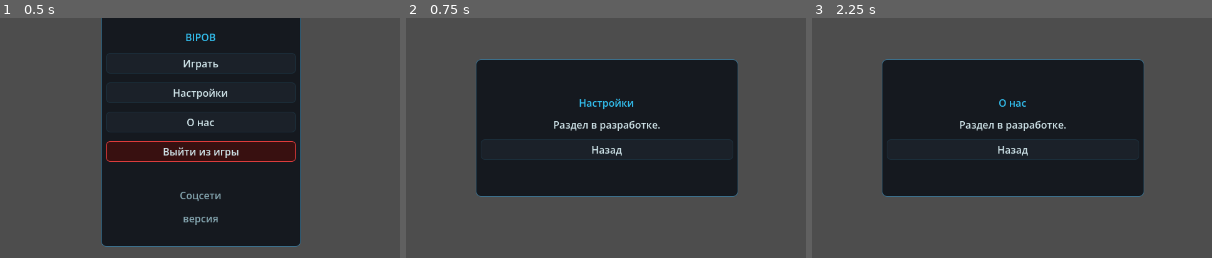
Above: before the commit, frames 1-3 (left to right).
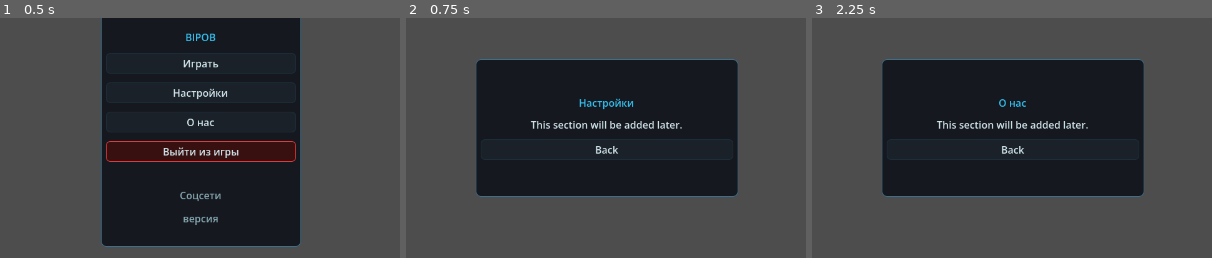
Above: after the commit, the same moments.

Repository: JUSTConnect/bibop
Game: Godot game, scene res://scenes/main.tscn
Two runs of this game, one before a commit and one after it. Both use one fixed random seed, a clock stepped at 60 frames per second and the inputs below.
Inputs:
- Up to frame 1 (0.5 s): no input
- Up to frame 2 (0.75 s): click "Настройки" at 0.5 s
- Up to frame 3 (2.25 s): click "Назад" (after the commit: "Back") at 1.25 s; click "О нас" at 2 s
The pictures show only the part of the screen within x 25-75%, y 27-77%; the shares and areas given below are measured in that part.

Frame 1 is identical in both runs. In frame 2, 0.9% of the frame differs, in the area x 31-69%, y 42-58%; in frame 3, 0.9%.

Commit message:
BIB-448 add Mission Setup placeholder to Center menu

Diff:
--- a/scripts/ui/game_ui.gd
+++ b/scripts/ui/game_ui.gd
@@ -127,6 +127,7 @@
 var center_menu_root: Control
 var placeholder_menu_root: Control
 var placeholder_title_label: Label
+var placeholder_body_label: Label
 
 const CONSTRUCTOR_PANEL_BG_PATH: String = "res://assets/ui/constructor/panel_bg.png"
 const CONSTRUCTOR_CELL_EMPTY_PATH: String = "res://assets/ui/constructor/cell_empty.png"
@@ -3494,13 +3495,15 @@
 	if center_menu_root != null:
 		center_menu_root.visible = true
 
-func show_placeholder_screen(title_text: String) -> void:
+func show_placeholder_screen(title_text: String, body_text: String = "This section will be added later.") -> void:
 	previous_app_screen_mode = app_screen_mode
 	app_screen_mode = AppScreenMode.SETTINGS_PLACEHOLDER
 	_hide_all_app_screens()
 	_set_gameplay_visible(false)
 	if placeholder_title_label != null:
 		placeholder_title_label.text = title_text
+	if placeholder_body_label != null:
+		placeholder_body_label.text = body_text
 	if placeholder_menu_root != null:
 		placeholder_menu_root.visible = true
 
@@ -4905,6 +4908,7 @@
 	bottom_grid.add_theme_constant_override("v_separation", 10)
 	root.add_child(bottom_grid)
 	bottom_grid.add_child(_create_menu_button("Box", Callable(self, "_on_center_box_pressed"), Vector2(150, 54)))
+	bottom_grid.add_child(_create_menu_button("Mission Setup", Callable(self, "_on_center_mission_setup_pressed"), Vector2(150, 54)))
 	bottom_grid.add_child(_create_menu_button("Зарядка", Callable(self, "_on_center_charge_pressed"), Vector2(150, 54)))
 	bottom_grid.add_child(_create_menu_button("Исследования", Callable(self, "_on_center_research_pressed"), Vector2(150, 54)))
 	bottom_grid.add_child(_create_menu_button("Ремонт", Callable(self, "_on_center_repair_pressed"), Vector2(150, 54)))
@@ -4944,13 +4948,13 @@
 	placeholder_title_label.horizontal_alignment = HORIZONTAL_ALIGNMENT_CENTER
 	vbox.add_child(placeholder_title_label)
 
-	var body := Label.new()
-	body.text = "Раздел в разработке."
-	_apply_label_style(body)
-	body.horizontal_alignment = HORIZONTAL_ALIGNMENT_CENTER
-	vbox.add_child(body)
-
-	vbox.add_child(_create_menu_button("Назад", Callable(self, "_on_placeholder_back_pressed"), Vector2(160, 34)))
+	placeholder_body_label = Label.new()
+	placeholder_body_label.text = "This section will be added later."
+	_apply_label_style(placeholder_body_label)
+	placeholder_body_label.horizontal_alignment = HORIZONTAL_ALIGNMENT_CENTER
+	vbox.add_child(placeholder_body_label)
+
+	vbox.add_child(_create_menu_button("Back", Callable(self, "_on_placeholder_back_pressed"), Vector2(160, 34)))
 
 func _on_main_play_pressed() -> void:
 	show_center_screen()
@@ -4964,6 +4968,8 @@
 	start_gameplay_from_center()
 func _on_center_box_pressed() -> void:
 	show_box_constructor_from_center()
+func _on_center_mission_setup_pressed() -> void:
+	show_placeholder_screen("Mission Setup", "This section will be added later.")
 func _on_center_charge_pressed() -> void:
 	charge_bipob_from_center()
 func _on_center_research_pressed() -> void:
